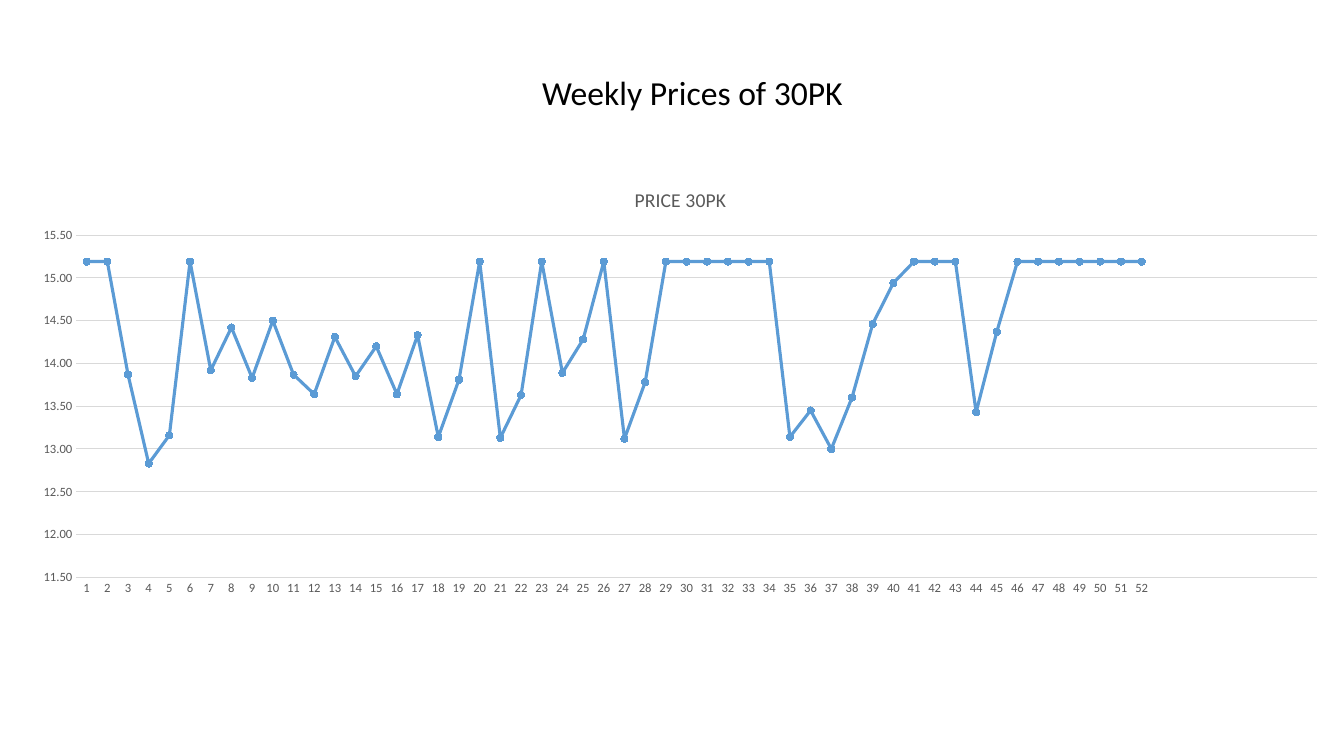
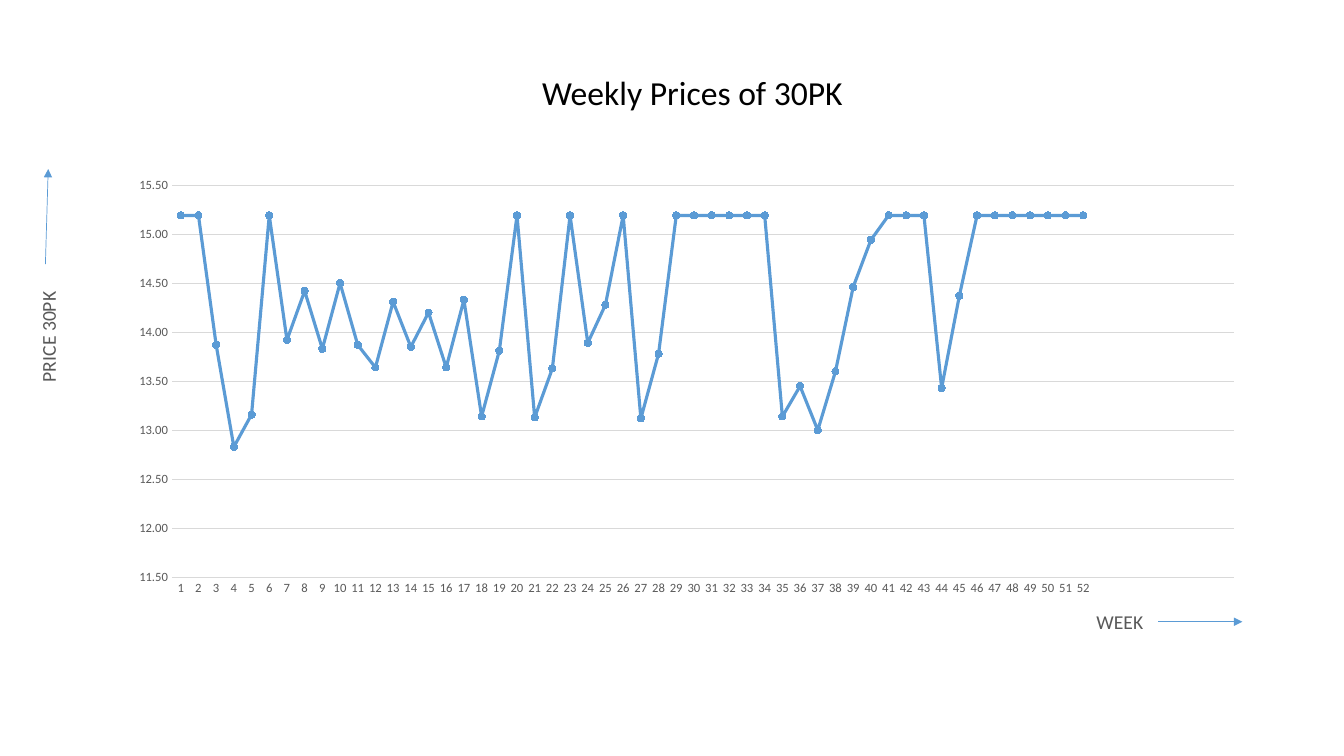
Before and after one commit to atulgupta9/DigitalAlpha-Assignments, a slide deck: slide 5 of BeerDataAnalysis.pptx. Drawn at 1344x756 pixels with LibreOffice and Linux fonts; fonts in the diff are those of the drawing. Boxes give left, top, right and bottom in pixels: in the first picture for what was removed or moved away, otherwise in the second. Text is boxed around its words. In the diff, an @@ line names an element or a change of style, - is before the commit and + after.

```diff
--- a/BeerDataAnalysis.pptx
+++ b/BeerDataAnalysis.pptx
@@ arrow added from (45, 264) to (48, 169), #5B9BD5 0.5 pt @@
@@ line chart at [116,169,1256,605] @@
@@ title "PRICE 30PK" removed @@
-PRICE 30PK: 15.2, 15.2, 13.9, 12.8, 13.2, 15.2, 13.9, 14.4, 13.8, 14.5, 13.9, 13.6, 14.3, 13.8, 14.2, 13.6, 14.3, 13.1, 13.8, 15.2, 13.1, 13.6, 15.2, 13.9, 14.3, 15.2, 13.1, 13.8, 15.2, 15.2, 15.2, 15.2, 15.2, 15.2, 13.1, 13.4, 13, 13.6, 14.5, 14.9, 15.2, 15.2, 15.2, 13.4, 14.4, 15.2, 15.2, 15.2, 15.2, 15.2, 15.2, 15.2, -, -, -, -, -, -, -, -
+Series 1: 15.2, 15.2, 13.9, 12.8, 13.2, 15.2, 13.9, 14.4, 13.8, 14.5, 13.9, 13.6, 14.3, 13.8, 14.2, 13.6, 14.3, 13.1, 13.8, 15.2, 13.1, 13.6, 15.2, 13.9, 14.3, 15.2, 13.1, 13.8, 15.2, 15.2, 15.2, 15.2, 15.2, 15.2, 13.1, 13.4, 13, 13.6, 14.5, 14.9, 15.2, 15.2, 15.2, 13.4, 14.4, 15.2, 15.2, 15.2, 15.2, 15.2, 15.2, 15.2, -, -, -, -, -, -, -, -
@@ line chart: place and size @@
-line chart at [17,169,1344,605]
+line chart at [116,169,1256,605]
@@ text added at [37,296,61,381], 14 pt, text #595959 @@
+PRICE 30PK
@@ text added at [1096,616,1143,629], 14 pt, text #595959 @@
+WEEK
@@ arrow added from (1158, 622) to (1242, 622), #5B9BD5 0.5 pt @@
```
Also in this commit, not shown: 5 other slides changed.
